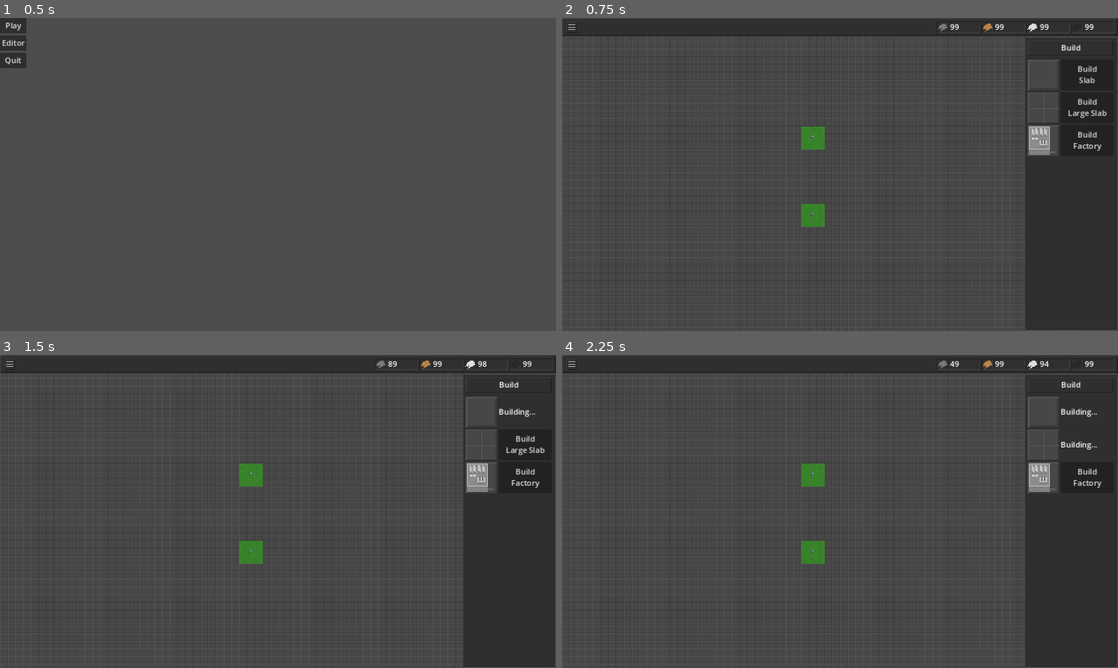
Above: before the commit, frames 1-4 (two rows, left to right).
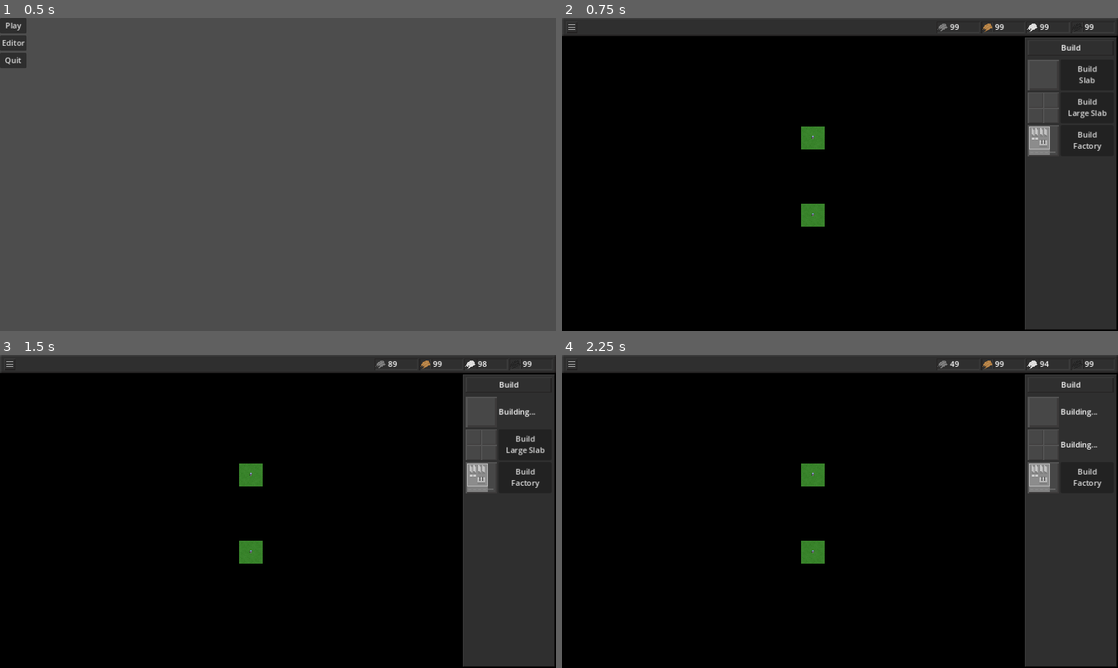
Above: after the commit, the same moments.

Repository: wssuomi/pirate-jam-14
Game: Godot game, scene res://scenes/main_menu.tscn
Same seed, same stepped clock (60 frames per second), same inputs: the game is played once before the commit and once after it.
Inputs:
- Up to frame 1 (0.5 s): no input
- Up to frame 2 (0.75 s): click "Play" at 0.5 s
- Up to frame 3 (1.5 s): click "Build Slab" at 1.25 s
- Up to frame 4 (2.25 s): click "Build Large Slab" at 2 s

Frame 1 is identical in both runs. In frame 2, 78% of the frame differs, in the area x 0-100%, y 5-100%; in frame 3, 78%; in frame 4, 78%.

Commit message:
added more fog tiles

Diff:
--- a/scenes/game.tscn
+++ b/scenes/game.tscn
@@ -84,6 +84,30 @@
 1:7/0 = 0
 1:8/0 = 0
 0:8/0 = 0
+0:9/0 = 0
+1:9/0 = 0
+2:9/0 = 0
+2:10/0 = 0
+2:11/0 = 0
+1:11/0 = 0
+0:11/0 = 0
+0:10/0 = 0
+1:10/0 = 0
+0:12/0 = 0
+0:13/0 = 0
+0:14/0 = 0
+1:14/0 = 0
+2:14/0 = 0
+2:15/0 = 0
+1:15/0 = 0
+0:15/0 = 0
+2:13/0 = 0
+2:12/0 = 0
+1:12/0 = 0
+3:12/0 = 0
+3:11/0 = 0
+3:10/0 = 0
+3:9/0 = 0
 
 [sub_resource type="TileSet" id="TileSet_aha5v"]
 sources/0 = SubResource("TileSetAtlasSource_vnpe4")
--- a/scripts/Game.gd
+++ b/scripts/Game.gd
@@ -116,7 +116,7 @@
 	for n in range(len(start_factory_pos)):
 		tiles[start_factory_pos[n]].building_sprite = building_tiles["factory"][n]
 		tiles[start_factory_pos[n]].building = Buildings.Factory
-		print(start_factory_pos[n])
+		#print(start_factory_pos[n])
 		clear_fog_around_pos(start_factory_pos[n])
 	create_building(Buildings.Factory, start_factory_pos)
 	draw_map_tiles()
@@ -591,10 +591,11 @@
 func fill_fog():
 	for y in range(GRID_HEIGHT):
 		for x in range(GRID_WIDTH):
-			map.set_cell(4, Vector2i(x,y),0,Vector2i(0,4))
+			map.set_cell(4, Vector2i(x,y),0,Vector2i(1,10))
 
 func clear_fog_around_pos(pos: Vector2i):
+	map.erase_cell(4,pos)
 	var neighbors: Array[Tile] = get_neighbors(tiles[pos])
 	for n in neighbors:
+		#print(map.get_cell_atlas_coords(4,n.grid_position))
 		map.erase_cell(4,n.grid_position)
-	map.erase_cell(4,pos)
Binary file changed: assets/map_tiles.png
Not shown, changed: project_files/map_tiles.kra
